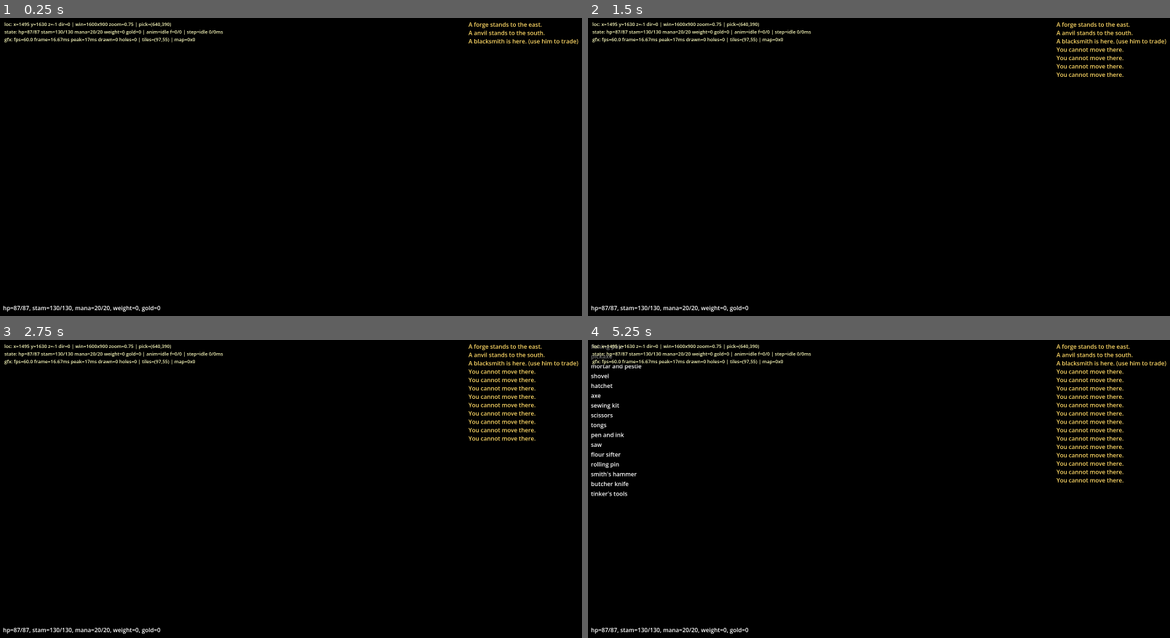
Above: before the commit, frames 1-4 (two rows, left to right).
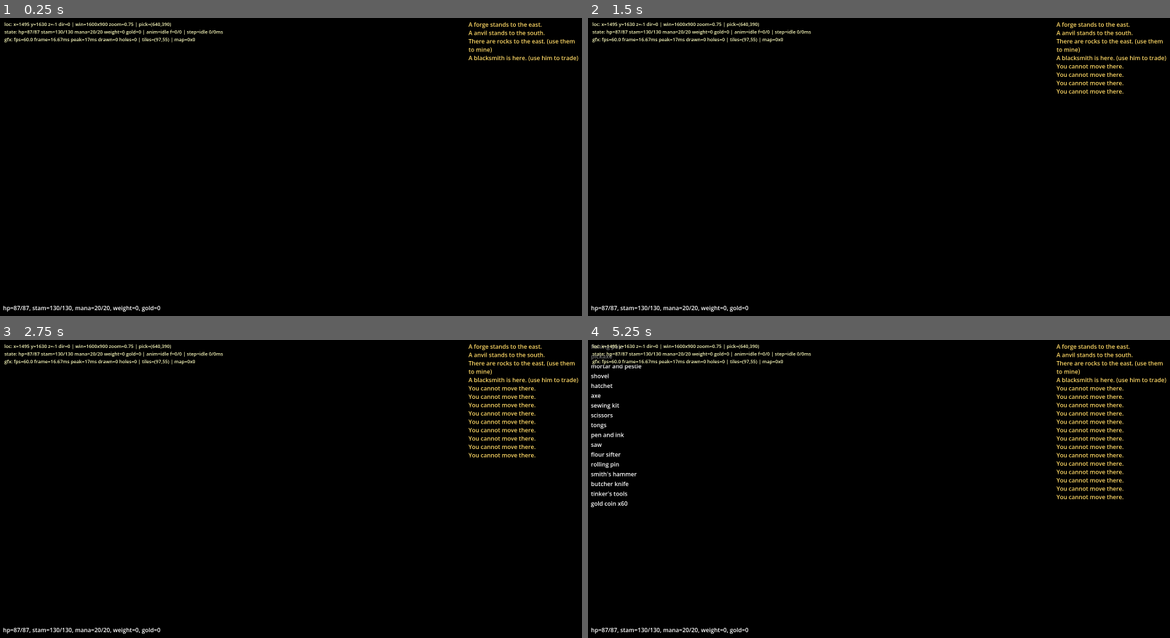
Above: after the commit, the same moments.

Repository: ssevcikm-spec/game-clone
Game: Godot game, scene res://app/main.tscn
Same seed, same stepped clock (60 frames per second), same inputs: the game is played once before the commit and once after it.
Inputs (mouse positions are in pixels of both pictures, inside the frame that each line leads up to):
- Up to frame 1 (0.25 s): no input
- Up to frame 2 (1.5 s): tap Enter at 0.5 s; move the mouse to (1007, 164) at 0.52 s; hold Right (move_east) 0.53-1.25 s; tap E (interact) at 0.6 s; click (1007, 164) at 0.67 s; tap Space at 1.25 s; drag from (762, 196) to (849, 247) at 1.27 s
- Up to frame 3 (2.75 s): tap Enter at 2 s; move the mouse to (349, 429) at 2.02 s; hold Right (move_east) from 2.03 s (still down); tap Keypad 7 (move_nw) at 2.1 s
- Up to frame 4 (5.25 s): release Right (move_east) at 2.75 s; drag from (849, 569) to (704, 453) at 2.77 s; tap Space at 3.5, 5 s; move the mouse to (1053, 551) at 3.52 s; hold Left (move_west) 3.53-4.25 s; tap Keypad 1 (move_sw) at 3.6 s; tap Enter at 4.25 s; drag from (704, 453) to (791, 420) at 4.27 s; move the mouse to (908, 503) at 5.02 s; hold B (backpack_toggle) from 5.03 s (still down); tap Shift (run_toggle) at 5.1 s; click (908, 503) at 5.17 s

The runs differ from the first frame. In frame 1, 0.4% of the frame differs, in the area x 80-100%, y 7-15%; in frame 2, 0.6%; in frame 3, 0.6%; in frame 4, 0.7%, in the area x 0-100%, y 7-57%.

Commit message:
D10 (2. cast): cela kratka smycka se da zahrat - tezba -> vyroba -> prodej
Uzivatel: "Ano" k dokonceni pruchodu tezba -> vyroba -> prodej a ke
startovnimu zlatu misto debug nastroju.

Co je nove:
- app/main._starting_kit() nahrazuje _give_tools(): hrac dostane nastroje z DAT
  + 60 zlata (art zlata z data/vendors.json pres vendor.gold_art(), ne z hlavy -
  0x0EED vs 0x4EED byl namereny omyl)
- app/main._postav_balvany(): u hrace stoji 4 rudne balvany jako PREDMETY na
  zemi (art z sim.harvest.MINE_STATIC). Je to VEDOMY sesitek pro demo: nejblizsi
  ruda na mape je 132 dlazdic od Britainu (mereno _analyza/p35c-sonda-hory.gd),
  ale kovadlina, vyhen i prodejce stoji u Britainu
- sim/systems/harvest.gd: nova cesta _item_tile() - sber z predmetu na zemi
  (stejne pravidlo jako u statiku: art v rozsahu + presna dlazdice, parent == 0)
- sim/systems/vendor.gd: gold_art() (art zlata z dat)

Dukaz: _analyza/p36-smycka.gd - cely pruchod ve hre bez zasahu z konzole:
pickaxe+tongs+60 zlata na startu -> tezba (ruda po 9 pokusech) -> taveni
(ingot po 10 pokusech) -> vyroba 'dagger' (id 114, 3 ingoty, made=1) ->
prodej kovarovi (zlato 60 -> 74). 9 kontrol / 0 selhani.

Dve pasti mereni (v LESSONS): tezba i taveni maji skill hod, takze "jeden
pokus = vysledek" je chybne mereni; a craft.smelt chce SERIAL rudy, ne pocet.

Testy 1836 kontrol / 0 selhani, run-all.py 13 bran / 0 chyb (novou branu G14
pridala jina session, ne ja), check-docs-refs + check-zadani + roadmap-gen
--check exit 0.

Pozn.: tools/artgen/** a NAVRH-MODERNI-UO-2026-10-10.md jsou cizi prace (jina
session) - zamerne NEJSOU v tomto commitu.

Diff:
--- a/app/main.gd
+++ b/app/main.gd
@@ -137,6 +137,7 @@
 var vendor_gump = null           # `ui.vendor_gump` (2026-10-10, D10)
 var vendor = null                # `sim.vendor` (2026-10-10, D10)
 var prodejce = 0                 # serial vendora NPC ve svete (0 = nikdo)
+var balvany: Array = []          # pozice rudnych balvanu (pro sondu smycky)
 var _skill_s: float = 0.0        # casovac obnovy seznamu skillu (2x/s)
 var _skill_klic: Array = []      # posledni hodnoty (neplnit UI kazdy frame)
 var debug_overlay = null         # `ui.debug_overlay` (2026-10-09)
@@ -565,15 +566,26 @@
 	batoh.layer = 0
 	batoh.parent = serial
 	items[int(player.backpack)] = batoh
-	# Nastroje (20. session): do batohu jde KAZDY nastroj z `data/items.json`.
-	# Bez nich by obecna interakce nemela co vybrat a vracela by `no_pair`.
-	var nastroju: int = _give_tools()
+	# START (2026-10-10, D10 "demo"): nastroje z DAT + startovni zlato. Do teto
+	# chvile hrac dostaval VSECHNY nastroje a zadne zlato - obchod se tim dal
+	# jen prohlizet, ne pouzit. Nastroje zustavaji (demo ma byt hratelne hned,
+	# ne o nakupovani kladiva), zlato je nove - aby slo neco KOUPIT i prodat.
+	var start: Dictionary = _starting_kit()
+	var nastroju: int = int(start["nastroju"])
 	# STANICE VE SVETE (20. session): kovadlina a vyhen. NAMERENO sondou
 	# `_analyza/p24-vyroba.gd`: v okoli Britainu (160 dlazdic) NENI zadna
 	# stanice jako statik mapy, takze bez tohohle by se ruda nedala vytavit -
 	# `sim.craft` sice stanici jako PREDMET umi (`_station_near`), ale nikdo
 	# ji do sveta nedaval. Dava se VEDLE hrace, aby na ni hrac dosahl (2 dlazdice).
 	var stanic: int = _postav_stanice()
+	# BALVANY (RUDNÉ ŽÍLY) VEDLE HRÁČE (2026-10-10, D10 „demo“): nejbližší ruda
+	# na této mapě je **132 dlaždic** od Britainu (`_analyza/p35c-sonda-hory.gd`),
+	# ale kovadlina, výheň i prodejce stojí u Britainu. Než vznikne cesta nebo
+	# `world.regions` (doly), stojí tady pár balvanů jako PŘEDMĚTY na zemi -
+	# `sim.harvest` je umí těžit (`_item_tile`, art 0x453B–0x454F).
+	# ⚠ Je to VĚDOMÝ SEŠITEK pro demo, ne náhrada mapy: `_analyza/p36-smycka.gd`
+	# měří, že se z nich dá vytěžit ruda. Cesta zpět: smazat tohle volání.
+	var balvanu: int = _postav_balvany()
 	# PRODEJCE (2026-10-10, D10): do sveta se postavi JEDEN kovar (podle jmena
 	# `blacksmith`) - bez vendora ve svete se obchod neda vubec spustit.
 	# ⚠ PORADI JE POVINNE: `sim.vendor` se zaklada TADY, pred postavenim
@@ -677,20 +689,31 @@
 	print("[main] hrac: serial ", serial, " na ", player.pos, " (", map.land_at(player.pos.x, player.pos.y),
 		" land), hue ", player.hue, " (0 = bez barvy), barvy: ", view.hue_stats(),
 		", nastroju v batohu ", nastroju, ", pocatecnich skillu ", skillu,
-		", prodejcu ", prodanych,
+		", prodejcu ", prodanych, ", balvanu ", balvanu, ", zlata ", int(start["zlata"]),
 		", systemu v sim: ", sim.systems.keys())
 
-func _give_tools() -> int:
-	# VSECHNY NASTROJE DO BATOHU (pokyn uzivatele 2026-10-08). Vraci pocet
-	# vydanych predmetu; kdyz data chybi, HLASI to - ticha nula by znamenala
-	# "obecna interakce nic nedela" a vypadalo by to jako vada interakce.
+
+func _starting_kit() -> Dictionary:
+	# CO HRAC DOSTANE NA START (2026-10-10, D10 „demo“). Nahrazuje puvodni
+	# `_give_tools()`, ktery daval VSECHNY nastroje a ZADNE zlato.
+	#
+	# Nastaveni je VEDOME a je to rozhodnuti, ne mereni:
+	#   * NASTROJE zustavaji vsechny - demo ma byt hratelne hned, ne o tom, ze
+	#     hrac pul hodiny shani kladivo. Bere se z DAT (`data/items.json`),
+	#     kategorie `tool`, jeden od kazdeho typu.
+	#   * ZLATO navic: **60** = tri nejlevnejsi veci u kovare (krumpac 21 g).
+	#     Bez nej se obchod dal jen prohlizet, ne pouzit - a prodej bez nakupu
+	#     nema co prodat. Castka je zamerne mala: vydelavat se ma prodejem.
+	#   * Art zlata je z `data/vendors.json` (`config.gold_art`), ne z hlavy -
+	#     namEReno 2026-10-10: zlato ma vic artu podle velikosti hromady.
+	var zlata: int = 60
 	if not FileAccess.file_exists(ITEMS_DATA):
 		push_warning("app.main: chybi " + ITEMS_DATA + " - hrac nedostane zadny nastroj")
-		return 0
+		return {"nastroju": 0, "zlata": 0}
 	var parsed = JSON.parse_string(FileAccess.get_file_as_string(ITEMS_DATA))
 	if not (parsed is Array):
 		push_warning("app.main: " + ITEMS_DATA + " neni seznam - hrac nedostane zadny nastroj")
-		return 0
+		return {"nastroju": 0, "zlata": 0}
 	var pocet: int = 0
 	var jmena: Array[String] = []
 	var videne_typy: Dictionary = {}     # type -> true (jeden nastroj od kazdeho typu)
@@ -706,7 +729,7 @@
 			continue
 		# ⚠ 20. session: JEDEN NASTROJ OD KAZDEHO TYPU, ne od kazdeho artu.
 		# Typ je identita (`data/items.json` -> `type`) a jeden typ ma casto vic
-		# grafik: krumpac 2 arty, sekera 3, kladivo 2. Do teto session se bral
+		# grafik: krumpac 2 arty, sekera 3, kladivo 2. Do te session se bral
 		# kazdy zaznam, takze hrac dostal 28 predmetu misto 16 (dva krumpace,
 		# tri sekery...) - nasla to sonda `_analyza/p23-interakce.gd`.
 		var typ: String = str(rec.get("type", ""))
@@ -724,8 +747,23 @@
 		items[int(predmet.serial)] = predmet
 		jmena.append(str(rec.get("name", role)))
 		pocet += 1
-	print("[main] nastroje v batohu: ", pocet, " (", ", ".join(PackedStringArray(jmena)), ")")
-	return pocet
+	# ZLATO: art z dat vendora (viz komentar vyse).
+	var gold_art: int = 0x4EED
+	if vendor != null and vendor.has_method("gold_art"):
+		gold_art = int(vendor.gold_art())
+	elif vendor != null:
+		var gd: Dictionary = vendor.stats()
+		if int(gd.get("gold_art", 0)) > 0:
+			gold_art = int(gd["gold_art"])
+	var mince = ItemScript.new(sim.next_serial(), gold_art, zlata)
+	if container.add(int(player.backpack), mince):
+		items[int(mince.serial)] = mince
+	else:
+		push_warning("app.main: startovni zlato se do batohu neveslo - hrac nema cim platit")
+		zlata = 0
+	print("[main] start: nastroju ", pocet, " (", ", ".join(PackedStringArray(jmena)),
+		"), zlata ", zlata, " (art ", gold_art, ")")
+	return {"nastroju": pocet, "zlata": zlata}
 
 
 static func start_skills(balance_skills: Dictionary, skills_data) -> Dictionary:
@@ -1031,6 +1069,29 @@
 	sim.enqueue(pozadavek)
 
 
+func _postav_balvany() -> int:
+	# RUDNÉ BALVANY VEDLE HRÁČE (2026-10-10, D10 „demo“). Důvod a hranice jsou
+	# v komentáři u volání v `_setup_world`; tady jen stavba.
+	# Art je z `sim.harvest.MINE_STATIC` (0x453B–0x454F) - kdyby se seznam
+	# rozešel, `sim.harvest` by balvany netěžil a sonda by to ukázala.
+	var pozice: Array = [Vector2i(1, 0), Vector2i(2, 0), Vector2i(1, 1), Vector2i(0, 2)]
+	var art: int = 0x453B
+	var postaveno: int = 0
+	balvany = []
+	for p in pozice:
+		var balvan = ItemScript.new(sim.next_serial(), art, 1)
+		balvan.parent = 0                      # 0 = na zemi (docs/04 §4.5)
+		balvan.pos = Vector3i(int(player.pos.x) + int(p.x), int(player.pos.y) + int(p.y),
+			int(player.pos.z))
+		items[int(balvan.serial)] = balvan
+		balvany.append(Vector2i(balvan.pos.x, balvan.pos.y))
+		postaveno += 1
+		if postaveno == 1:
+			_hlaseni_do_zurnalu("There are rocks to the east. (use them to mine)")
+	print("[main] balvany: ", postaveno, " kusu (art ", art, ") u hrace na ", player.pos)
+	return postaveno
+
+
 func _hlaseni_do_zurnalu(text: String) -> void:
 	# Hlaseni hraci pri startu. sim ho posila jako udalost (UI je tenky klient).
 	if sim != null and sim.has_method("push_event"):
--- a/sim/systems/harvest.gd
+++ b/sim/systems/harvest.gd
@@ -476,7 +476,16 @@
 		var land: int = _land(x, y)
 		if land >= 0 and _in_ranges(land, MINE_LAND):
 			return land
-		return _static_tile(x, y, MINE_STATIC)
+		var statik: int = _static_tile(x, y, MINE_STATIC)
+		if statik >= 0:
+			return statik
+		# ⚠ PREDMET NA ZEMI (2026-10-10, D10 "demo"): ruda je na teto mape
+		# NEJBLIZSI 132 dlazdic od Britainu (`_analyza/p35c-sonda-hory.gd`) a
+		# stanice i prodejce stoji u Britainu - nez se dobehne cesta/regiony,
+		# stoji u Britainu par BALVANU jako predmety (`app/main._postav_balvany`).
+		# Je to stejna trida sesitku jako `_postav_stanice` (kovadlina/vyhen):
+		# pozdeji ji nahradi mapa (doly) nebo `world.regions` - viz HANDOFF.
+		return _item_tile(x, y, MINE_STATIC)
 	if kind == KIND_WOOD:
 		return _static_tile(x, y, TREE_STATIC)
 	var l: int = _land(x, y)
@@ -503,6 +512,25 @@
 			continue
 		if _in_ranges(_art_of(int(s["tile"])), ranges):
 			return _art_of(int(s["tile"]))
+	return -1
+
+
+func _item_tile(x: int, y: int, ranges: Array) -> int:
+	# Predmet NA ZEMI jako zdroj sberu (2026-10-10, viz `_resource_tile`).
+	# Hleda se stejnym pravidlem jako statik: art v `ranges` a presna dlazdice
+	# (`parent == 0` = na zemi, `docs/04 §4.5`). Kdyby se ptalo jen na art,
+	# "ruda" by platila i pro balvan v batohu hrace.
+	if not (_items is Dictionary):
+		return -1
+	for serial in _items:
+		var item = _items[serial]
+		if item == null or int(item.parent) != 0:
+			continue
+		if int(item.pos.x) != x or int(item.pos.y) != y:
+			continue
+		var art: int = int(item.tile)
+		if _in_ranges(art, ranges):
+			return art
 	return -1
 
 
--- a/sim/systems/vendor.gd
+++ b/sim/systems/vendor.gd
@@ -333,8 +333,14 @@
 	return _stock_of(v, typ)
 
 
-func art_of_type(v: int, typ: String) -> int:
-	# ART predmetu daneho TYPU, ktery vendor prodava nebo vykupuje (0 = nema).
+func gold_art() -> int:
+	# ART zlata z DAT (`config.gold_art`). Zlato ma vic artu podle velikosti
+	# hromady, takze se nesmi psat z hlavy (namEReno 2026-10-10: hrac dostal
+	# `0x0EED` misto `0x4EED` a `sellable` ho pak nepoznal jako zlato).
+	return int(_config.get("gold_art", 0x4EED))
+
+
+func art_of_type(v: int, typ: String) -> int:	# ART predmetu daneho TYPU, ktery vendor prodava nebo vykupuje (0 = nema).
 	# Potrebuje to klient/sonda, aby nemusela vymyslet art ID z hlavy (namEReno
 	# 2026-10-10: `0x0E86` neni krumpac teto instalace - je to 20101).
 	var rec: Dictionary = _record(v)
Not shown, changed: HANDOFF.md
Not shown, changed: LESSONS.md
